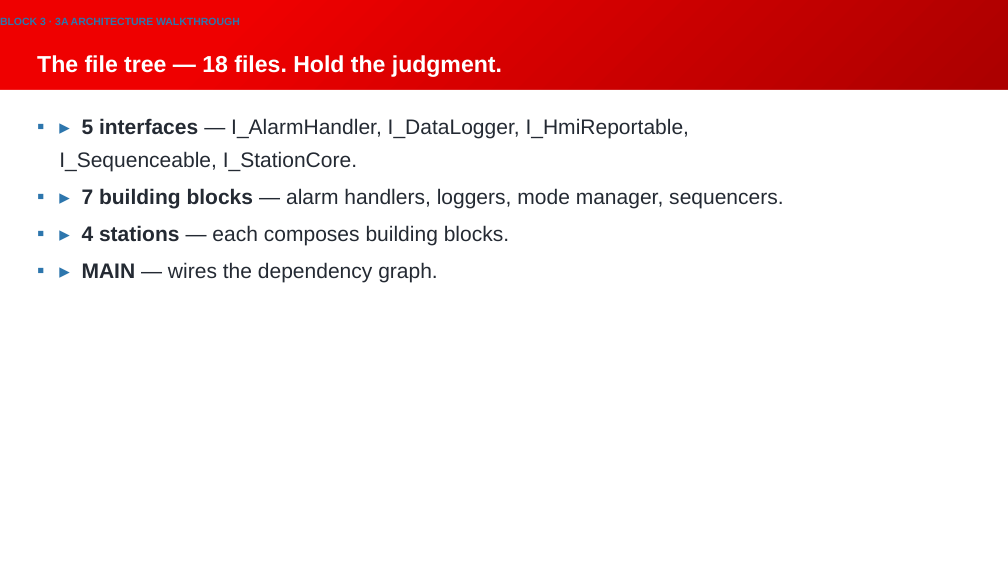
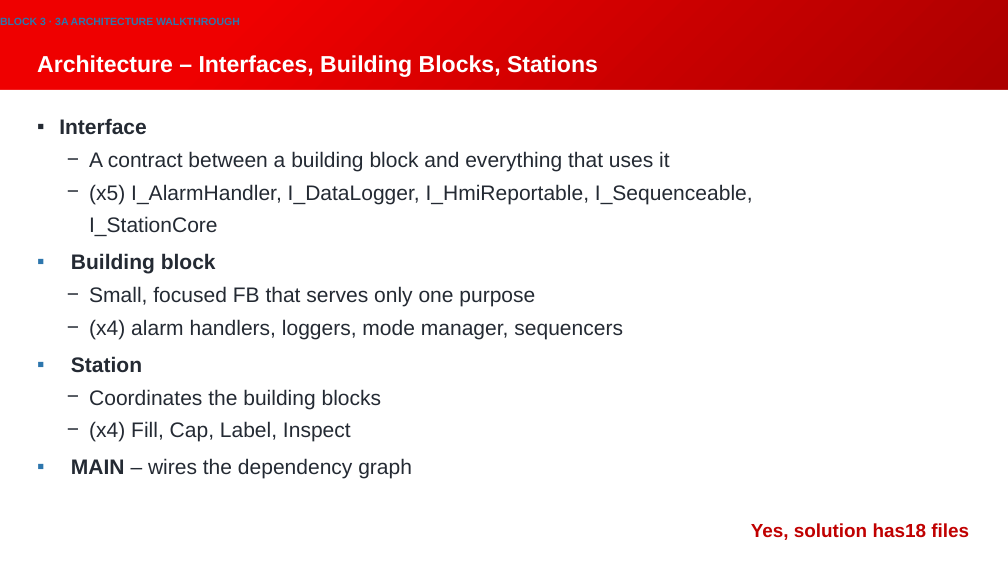
Before and after one commit to Beckhoff-USA-Community/Procedural_To_SOLID, a slide deck: slide 56 of presentation/NEM2026_workshop.pptx (slide 55 before the commit). Drawn at 1008x567 pixels with LibreOffice and Linux fonts; fonts in the diff are those of the drawing; background and template pictures are left out. Boxes give left, top, right and bottom in pixels: in the first picture for what was removed or moved away, otherwise in the second. Text is boxed around its words. In the diff, an @@ line names an element or a change of style, - is before the commit and + after.

```diff
--- a/presentation/NEM2026_workshop.pptx
+++ b/presentation/NEM2026_workshop.pptx
@@ title at (37,55,598,77): text changed @@
-The file tree — 18 files. Hold the judgment.
+Architecture – Interfaces, Building Blocks, Stations
@@ text at (59,119,753,479): text changed @@
-▪ ▸ 5 interfaces — I_AlarmHandler, I_DataLogger, I_HmiReportable, I_Sequenceable, I_StationCore.
-▪ ▸ 7 building blocks — alarm handlers, loggers, mode manager, sequencers.
-▪ ▸ 4 stations — each composes building blocks.
-▪ ▸ MAIN — wires the dependency graph.
+▪ Interface
+  − A contract between a building block and everything that uses it
+  − (x5) I_AlarmHandler, I_DataLogger, I_HmiReportable, I_Sequenceable, I_StationCore
+▪ Building block
+  − Small, focused FB that serves only one purpose
+  − (x4) alarm handlers, loggers, mode manager, sequencers
+▪ Station
+  − Coordinates the building blocks
+  − (x4) Fill, Cap, Label, Inspect
+▪ MAIN – wires the dependency graph
@@ text added at (751,523,969,540), 18 pt, text #C00000, bold @@
+Yes, solution has18 files
```
Also in this commit, not shown: 6 other slides changed, 2 slides added.
